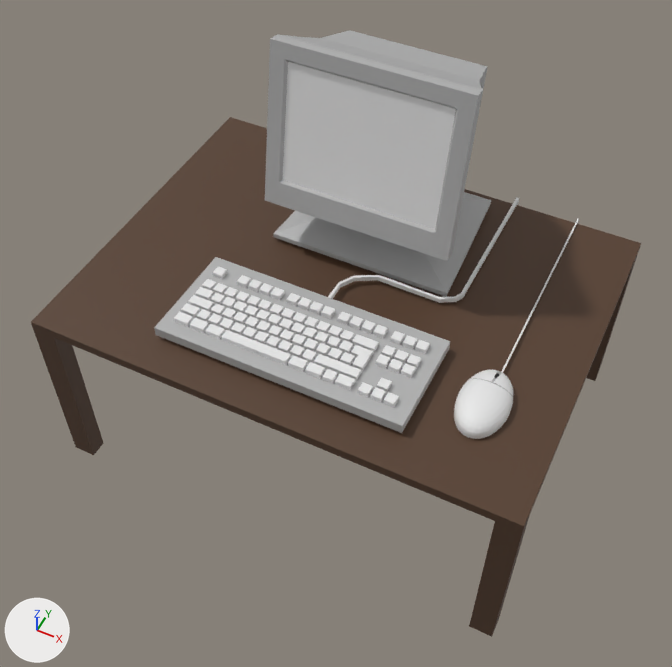
A saved change to the Blender file Assets/Models/computer.blend.
Rendered twice from a 50 mm camera at (57.2, -126.2, 154.2) aimed at (1.4, -14.6, 14.7). Every picture has the same lights, and +X, +Y and +Z are marked at lower left.

In view in the first picture: 'Cube', 'Table', 'mouse'.
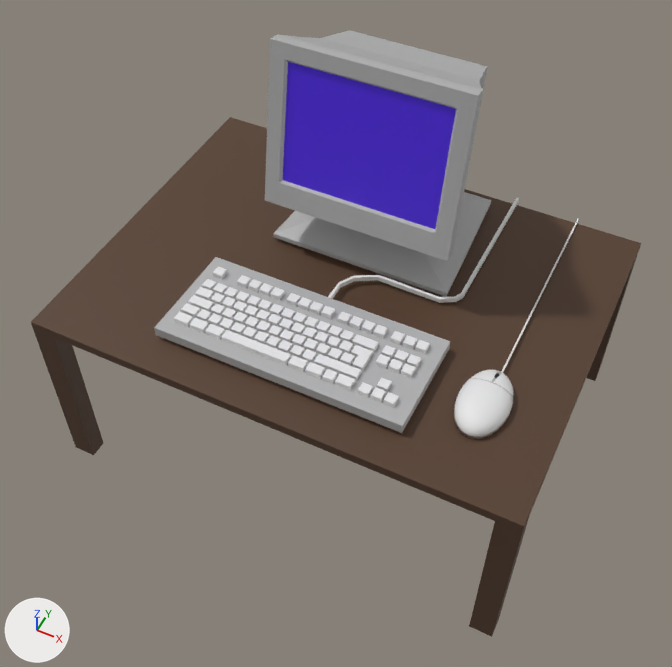
Commit message: fixed faces on computer

Where the change shows, as pixel boxes [x1, y1, x2, y2] in the pictures (672 x 667 px):
part 1 of me_cube_001, recoloured (white to blue)
    both: [282, 62, 456, 229]

Diff of the bpy script that builds the scene:
```diff
--- a/Assets/Models/computer.blend.py
+++ b/Assets/Models/computer.blend.py
@@ mat_monitor @@
+mat_monitor = principled_material('monitor')
+mat_monitor.base_color = (0.079, 0.0169, 0.8)  # blue #4f23e7
@@ me_cube_001 @@
 me_cube_001.from_pydata(...)  # 1533 vertices, 1535 faces; spans x -1.6..1.6, y -31.1..37.5, z -2.8..1.4
 # used by ob_cube; location = (0.0, 0.0, 50.0); rotation_euler = (-0.175, 0.0, 0.0), in degrees (-10, 0, 0); scale = (16.0, 1.0, 12.0)
+# me_cube_001 part 1: 1 face spanning x -1.0..1.0, y -1.1, z -0.9..1.1 switches from mat_material_001 (white #e7e7e7) to mat_monitor (blue #4f23e7)
 me_cube_001.materials.append(mat_material_001)
 me_cube_001.materials.append(mat_grey_001)
+me_cube_001.materials.append(mat_monitor)  # blue #4f23e7
```
